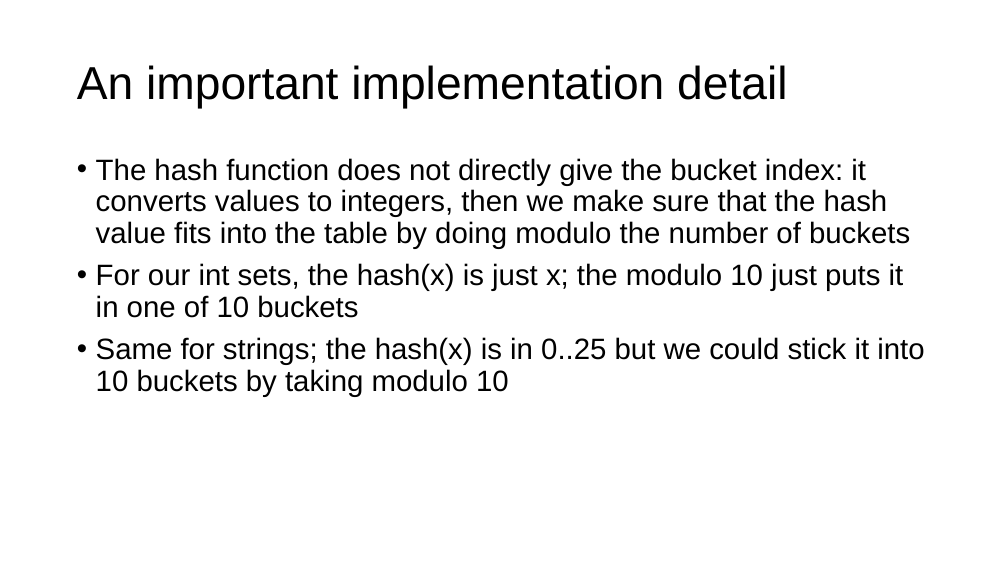
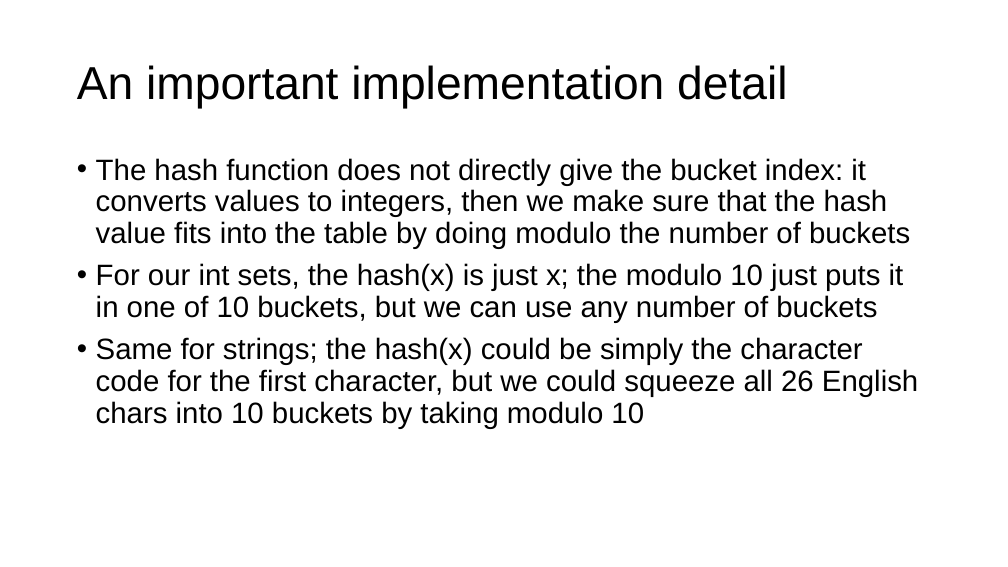
Before and after one commit to parrt/msds692, a slide deck: slide 17 of notes/hashtable.pptx. Drawn at 1008x567 pixels with LibreOffice and Linux fonts; fonts in the diff are those of the drawing; background and template pictures are left out. Boxes give left, top, right and bottom in pixels: in the first picture for what was removed or moved away, otherwise in the second. Text is boxed around its words. In the diff, an @@ line names an element or a change of style, - is before the commit and + after.

```diff
--- a/notes/hashtable.pptx
+++ b/notes/hashtable.pptx
@@ text at <box>96,263,918,429</box>: text changed @@
-• For our int sets, the hash(x) is just x; the modulo 10 just puts it in one of 10 buckets
-• Same for strings; the hash(x) is in 0..25 but we could stick it into 10 buckets by taking modulo 10
+• For our int sets, the hash(x) is just x; the modulo 10 just puts it in one of 10 buckets, but we can use any number of buckets
+• Same for strings; the hash(x) could be simply the character code for the first character, but we could squeeze all 26 English chars into 10 buckets by taking modulo 10
```
Also in this commit, not shown: 11 other slides changed, 2 other files.
